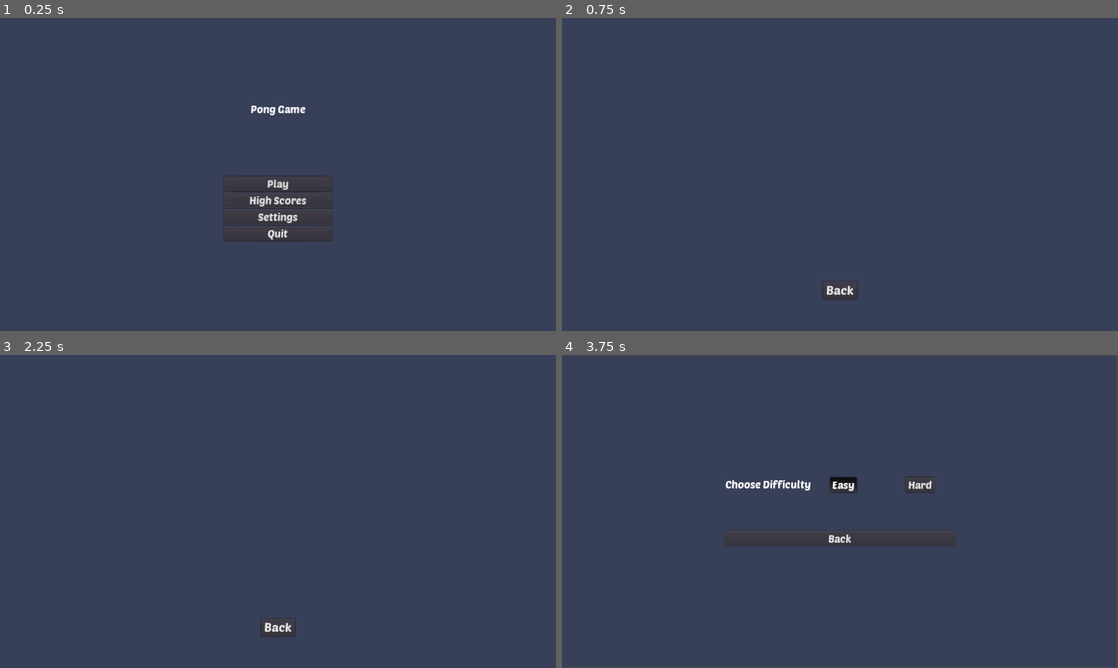
Above: before the commit, frames 1-4 (two rows, left to right).
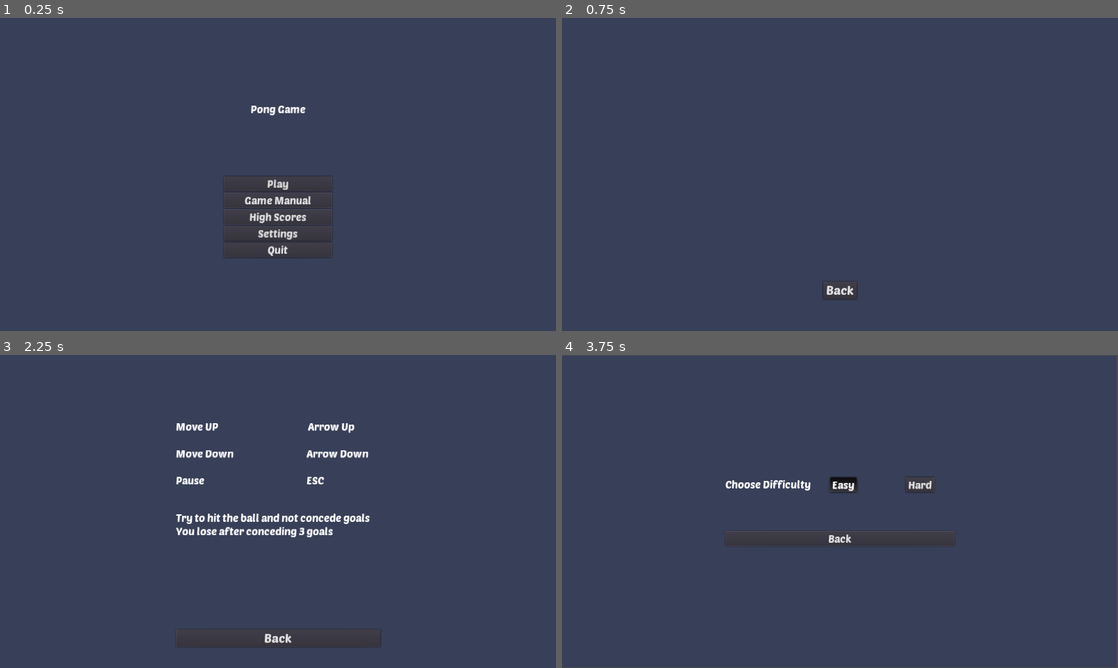
Above: after the commit, the same moments.

Repository: youssefx991/Pong-Godot
Game: Godot game, scene res://MainMenu/MainMenu.tscn
Same seed, same stepped clock (60 frames per second), same inputs: the game is played once before the commit and once after it.
Inputs (mouse positions are in pixels of both pictures, inside the frame that each line leads up to):
- Up to frame 1 (0.25 s): no input
- Up to frame 2 (0.75 s): click "High Scores" at 0.5 s
- Up to frame 3 (2.25 s): click "Back" at 1.25 s; click (278, 536) at 2 s, where only the run after the commit has a clickable "Game Manual"
- Up to frame 4 (3.75 s): click "Back" at 2.75 s; click "Settings" at 3.5 s

The runs differ from the first frame. In frame 1, 0.8% of the frame differs, in the area x 40-60%, y 56-77%; in frame 2, nothing differs; in frame 3, 2.4%, in the area x 31-69%, y 21-94%; in frame 4, nothing differs.

Commit message:
Added LoseMenu UI only

Diff:
--- /dev/null
+++ b/GameManualMenu/GameManualMenu.gd
@@ -0,0 +1,6 @@
+extends Control
+
+
+
+func _on_Back_pressed():
+	get_tree().change_scene("res://MainMenu/MainMenu.tscn")
--- /dev/null
+++ b/GameManualMenu/GameManualMenu.tscn
@@ -0,0 +1,70 @@
+[gd_scene load_steps=5 format=2]
+
+[ext_resource path="res://PoetsenOne-Regular.ttf" type="DynamicFontData" id=1]
+[ext_resource path="res://GameManualMenu/GameManualMenu.gd" type="Script" id=2]
+
+[sub_resource type="DynamicFont" id=3]
+size = 25
+use_filter = true
+font_data = ExtResource( 1 )
+
+[sub_resource type="DynamicFont" id=4]
+size = 30
+use_filter = true
+font_data = ExtResource( 1 )
+
+[node name="GameManualMenu" type="Control"]
+anchor_right = 1.0
+anchor_bottom = 1.0
+script = ExtResource( 2 )
+
+[node name="ColorRect" type="ColorRect" parent="."]
+anchor_right = 1.0
+anchor_bottom = 1.0
+color = Color( 0.223529, 0.25098, 0.34902, 1 )
+
+[node name="MarginContainer" type="MarginContainer" parent="."]
+anchor_left = 0.5
+anchor_right = 0.5
+margin_left = -235.5
+margin_top = 150.0
+margin_right = 235.5
+margin_bottom = 275.0
+
+[node name="VBoxContainer" type="VBoxContainer" parent="MarginContainer"]
+margin_right = 471.0
+margin_bottom = 532.0
+custom_constants/separation = 55
+
+[node name="KeyBinds" type="Label" parent="MarginContainer/VBoxContainer"]
+margin_right = 471.0
+margin_bottom = 162.0
+custom_fonts/font = SubResource( 3 )
+text = "Move UP                                           Arrow Up
+
+Move Down                                   Arrow Down
+
+Pause                                                 ESC"
+
+[node name="GameDescription" type="Label" parent="MarginContainer/VBoxContainer"]
+margin_top = 217.0
+margin_right = 471.0
+margin_bottom = 280.0
+custom_fonts/font = SubResource( 3 )
+text = "Try to hit the ball and not concede goals
+You lose after conceding 3 goals"
+
+[node name="Space" type="Control" parent="MarginContainer/VBoxContainer"]
+margin_top = 335.0
+margin_right = 471.0
+margin_bottom = 435.0
+rect_min_size = Vector2( 0, 100 )
+
+[node name="Back" type="Button" parent="MarginContainer/VBoxContainer"]
+margin_top = 490.0
+margin_right = 471.0
+margin_bottom = 532.0
+custom_fonts/font = SubResource( 4 )
+text = "Back"
+
+[connection signal="pressed" from="MarginContainer/VBoxContainer/Back" to="." method="_on_Back_pressed"]
--- /dev/null
+++ b/LoseMenu/LoseMenu.gd
@@ -0,0 +1,10 @@
+extends Control
+
+
+
+func _on_AddBtn_pressed():
+	if ($MarginContainer/VBoxContainer/LineEdit.text == ''):
+		$MarginContainer/VBoxContainer/Label.text = "Do not leave it empty"
+	else:
+		print($MarginContainer/VBoxContainer/LineEdit.text)
+		$MarginContainer/VBoxContainer/Label.text = "Enter your name LOSER"
--- /dev/null
+++ b/LoseMenu/LoseMenu.tscn
@@ -0,0 +1,55 @@
+[gd_scene load_steps=4 format=2]
+
+[ext_resource path="res://PoetsenOne-Regular.ttf" type="DynamicFontData" id=1]
+[ext_resource path="res://LoseMenu/LoseMenu.gd" type="Script" id=2]
+
+[sub_resource type="DynamicFont" id=3]
+size = 25
+use_filter = true
+font_data = ExtResource( 1 )
+
+[node name="LoseMenu" type="Control"]
+anchor_right = 1.0
+anchor_bottom = 1.0
+script = ExtResource( 2 )
+
+[node name="ColorRect" type="ColorRect" parent="."]
+anchor_right = 1.0
+anchor_bottom = 1.0
+color = Color( 0.223529, 0.25098, 0.34902, 1 )
+
+[node name="MarginContainer" type="MarginContainer" parent="."]
+anchor_left = 0.5
+anchor_top = 0.5
+anchor_right = 0.5
+anchor_bottom = 0.5
+margin_left = -136.5
+margin_top = -20.0
+margin_right = 136.5
+margin_bottom = 20.0
+
+[node name="VBoxContainer" type="VBoxContainer" parent="MarginContainer"]
+margin_right = 273.0
+margin_bottom = 130.0
+custom_constants/separation = 20
+
+[node name="Label" type="Label" parent="MarginContainer/VBoxContainer"]
+margin_right = 273.0
+margin_bottom = 30.0
+custom_fonts/font = SubResource( 3 )
+text = "Enter Your Name LOSER"
+
+[node name="LineEdit" type="LineEdit" parent="MarginContainer/VBoxContainer"]
+margin_top = 50.0
+margin_right = 273.0
+margin_bottom = 74.0
+caret_blink = true
+
+[node name="AddBtn" type="Button" parent="MarginContainer/VBoxContainer"]
+margin_top = 94.0
+margin_right = 273.0
+margin_bottom = 130.0
+custom_fonts/font = SubResource( 3 )
+text = "Add"
+
+[connection signal="pressed" from="MarginContainer/VBoxContainer/AddBtn" to="." method="_on_AddBtn_pressed"]
--- a/MainMenu/MainMenu.tscn
+++ b/MainMenu/MainMenu.tscn
@@ -24,6 +24,10 @@
 	get_tree().quit()
 
 
+
+
+func _on_GameManual_pressed():
+	get_tree().change_scene(\"res://GameManualMenu/GameManualMenu.tscn\")
 "
 
 [sub_resource type="DynamicFont" id=3]
@@ -53,7 +57,7 @@
 
 [node name="VBoxContainer" type="VBoxContainer" parent="MarginContainer"]
 margin_right = 250.0
-margin_bottom = 328.0
+margin_bottom = 368.0
 
 [node name="Title" type="Label" parent="MarginContainer/VBoxContainer"]
 margin_right = 250.0
@@ -71,7 +75,7 @@
 align = 1
 valign = 1
 
-[node name="Control" type="Control" parent="MarginContainer/VBoxContainer"]
+[node name="Space" type="Control" parent="MarginContainer/VBoxContainer"]
 margin_top = 68.0
 margin_right = 250.0
 margin_bottom = 168.0
@@ -84,28 +88,36 @@
 custom_fonts/font = SubResource( 3 )
 text = "Play"
 
-[node name="Highscores" type="Button" parent="MarginContainer/VBoxContainer"]
+[node name="GameManual" type="Button" parent="MarginContainer/VBoxContainer"]
 margin_top = 212.0
 margin_right = 250.0
 margin_bottom = 248.0
 custom_fonts/font = SubResource( 3 )
-text = "High Scores"
+text = "Game Manual"
 
-[node name="Settings" type="Button" parent="MarginContainer/VBoxContainer"]
+[node name="Highscores" type="Button" parent="MarginContainer/VBoxContainer"]
 margin_top = 252.0
 margin_right = 250.0
 margin_bottom = 288.0
 custom_fonts/font = SubResource( 3 )
-text = "Settings"
+text = "High Scores"
 
-[node name="Quit" type="Button" parent="MarginContainer/VBoxContainer"]
+[node name="Settings" type="Button" parent="MarginContainer/VBoxContainer"]
 margin_top = 292.0
 margin_right = 250.0
 margin_bottom = 328.0
 custom_fonts/font = SubResource( 3 )
+text = "Settings"
+
+[node name="Quit" type="Button" parent="MarginContainer/VBoxContainer"]
+margin_top = 332.0
+margin_right = 250.0
+margin_bottom = 368.0
+custom_fonts/font = SubResource( 3 )
 text = "Quit"
 
 [connection signal="pressed" from="MarginContainer/VBoxContainer/Play" to="." method="_on_Play_pressed"]
+[connection signal="pressed" from="MarginContainer/VBoxContainer/GameManual" to="." method="_on_GameManual_pressed"]
 [connection signal="pressed" from="MarginContainer/VBoxContainer/Highscores" to="." method="_on_Highscores_pressed"]
 [connection signal="pressed" from="MarginContainer/VBoxContainer/Settings" to="." method="_on_Settings_pressed"]
 [connection signal="pressed" from="MarginContainer/VBoxContainer/Quit" to="." method="_on_Quit_pressed"]
--- a/project.godot
+++ b/project.godot
@@ -22,7 +22,6 @@
 
 window/size/width=1280
 window/size/height=720
-window/size/fullscreen=true
 window/stretch/mode="2d"
 
 [global]
